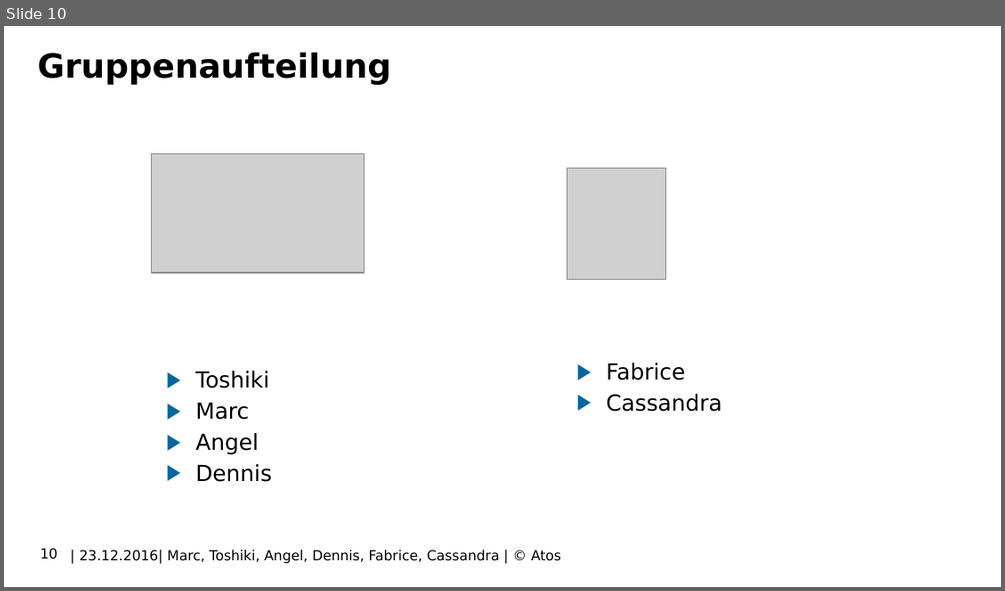
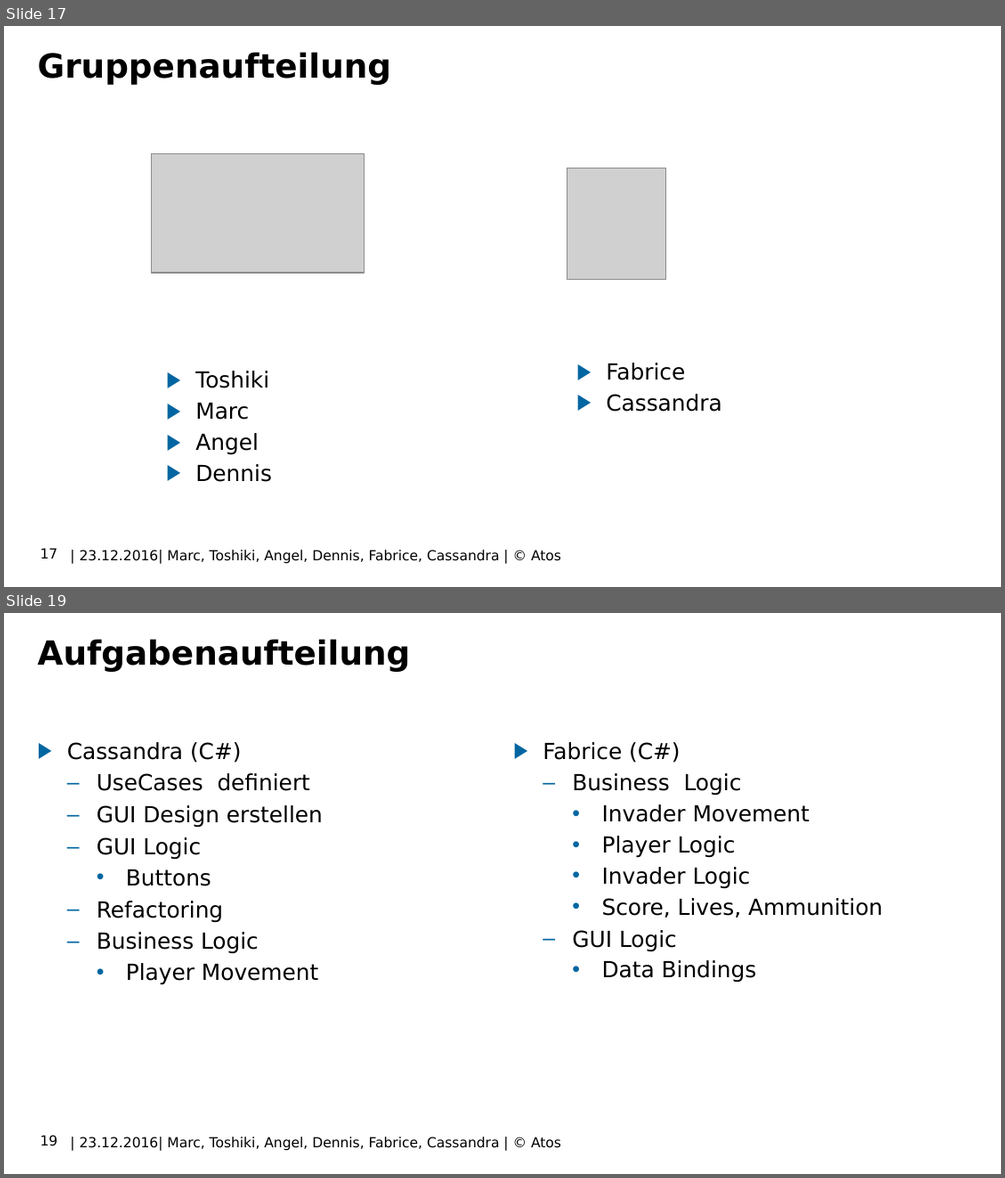
Before and after one commit to FabriceBosshard/SpaceInvaders, a slide deck: SpaceInvaders/Documents/SpaceInvaders.pptx. Shown one above the other, each under a label of ours: slide 10 before the commit, slides 17 and 19 after it; the slides between them are not shown. The pictures are 1005x591 and 1005x1178 pixels, drawn with LibreOffice and Linux fonts; fonts in the diff are those of the drawing; grey boxes stand for pictures; background and template pictures are left out. Boxes give left, top, right and bottom in pixels: in the first picture for what was removed or moved away, otherwise in the second. Text is boxed around its words. In the diff, an @@ line names an element or a change of style, - is before the commit and + after.

Commit message:
+update pp

```diff
--- a/SpaceInvaders/Documents/SpaceInvaders.pptx
+++ b/SpaceInvaders/Documents/SpaceInvaders.pptx
@@ slide 19 added at (4,613,1001,1174), background picture (left out); not listed: 1 template element that a slide beside it also shows @@
@@ title added at (38,639,411,671), 24 pt, text #000000, bold @@
+Aufgabenaufteilung
@@ text added at (67,742,323,985), 16 pt, text #000000 @@
+▶ Cassandra (C#)
+  – UseCases definiert
+  – GUI Design erstellen
+  – GUI Logic
+    • Buttons
+  – Refactoring
+  – Business Logic
+    • Player Movement
@@ text added at (542,742,882,981), 16 pt, text #000000 @@
+▶ Fabrice (C#)
+  – Business Logic
+    • Invader Movement
+    • Player Logic
+    • Invader Logic
+    • Score, Lives, Ammunition
+  – GUI Logic
+    • Data Bindings
@@ page number added at (40,1135,58,1146), 10 pt, text #000000 @@
+19
@@ what was slide 10 is now slide 17 @@
@@ page number at (40,548,58,558): text changed @@
-10
+17
```
Also in this commit, not shown: 9 other slides added, 7 slides removed.
